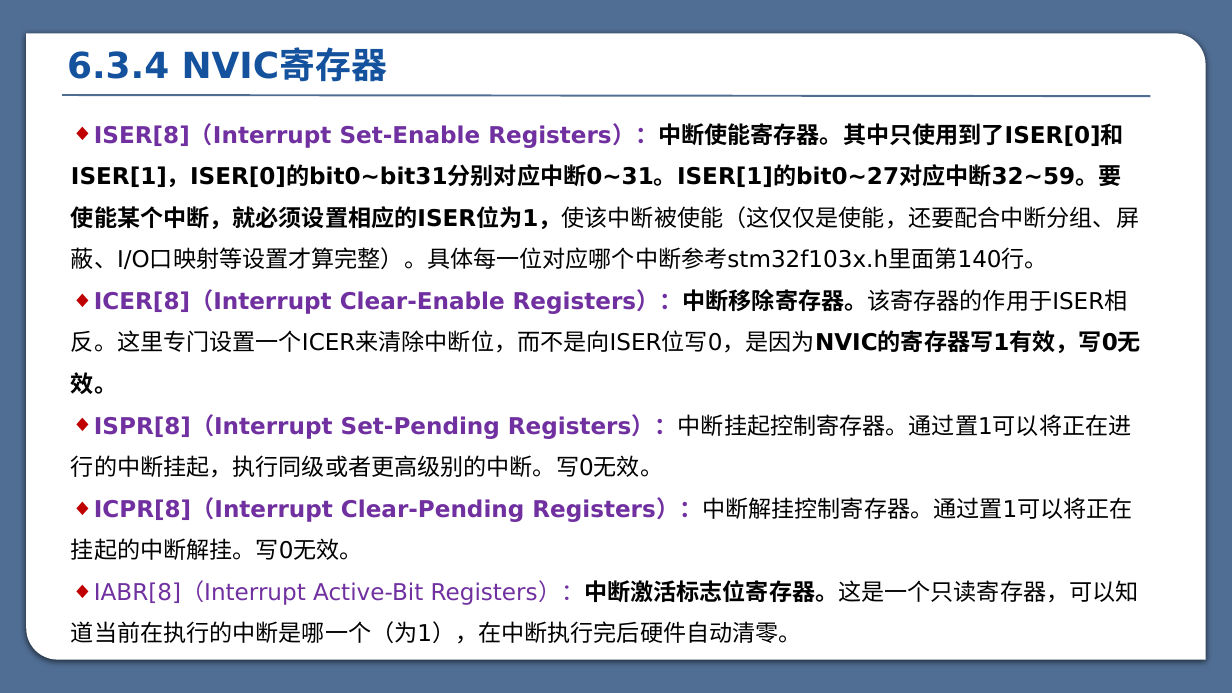
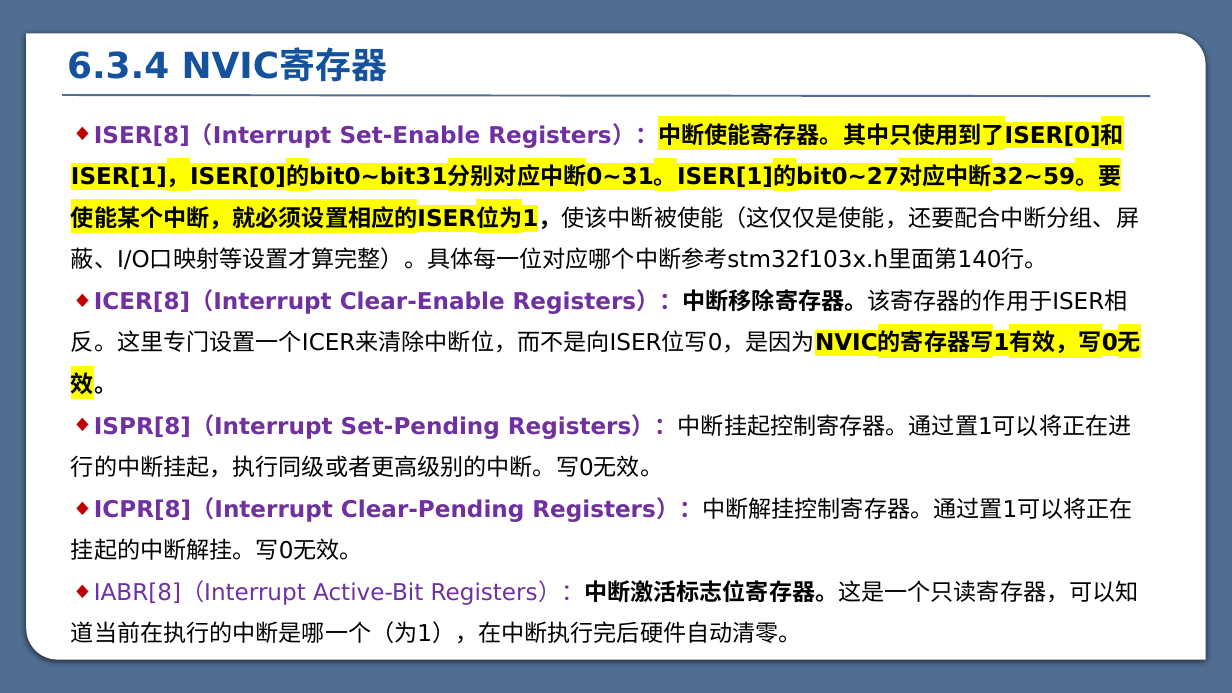
Before and after one commit to myp-super/SXU-CK-Learning-materials, a slide deck: slide 11 of 嵌入式学习资料/STM32/大三下课堂课件/第六章 EXTI原理及应用.pptx (slide 10 before the commit). Drawn at 1232x693 pixels with LibreOffice and Linux fonts; fonts in the diff are those of the drawing. Boxes give left, top, right and bottom in pixels: in the first picture for what was removed or moved away, otherwise in the second. Text is boxed around its words. In the diff, an @@ line names an element or a change of style, - is before the commit and + after.

```diff
--- a/嵌入式学习资料/STM32/大三下课堂课件/第六章 EXTI原理及应用.pptx
+++ b/嵌入式学习资料/STM32/大三下课堂课件/第六章 EXTI原理及应用.pptx
@@ text at (71,124,1141,398): highlight none to #FFFF00 in "Registers）：中断使能寄存器。其中只使用到了ISER[0]和ISER[1]，ISER[0]的bit0~bit31 ...", "Registers）：中断移除寄存器。该寄存器的作用于ISER相反。这里专门设置一个ICER来清除中断位，而不是向ISE ..." @@
```
Also in this commit, not shown: 7 other slides changed, 1 slide added, 2 other files.
